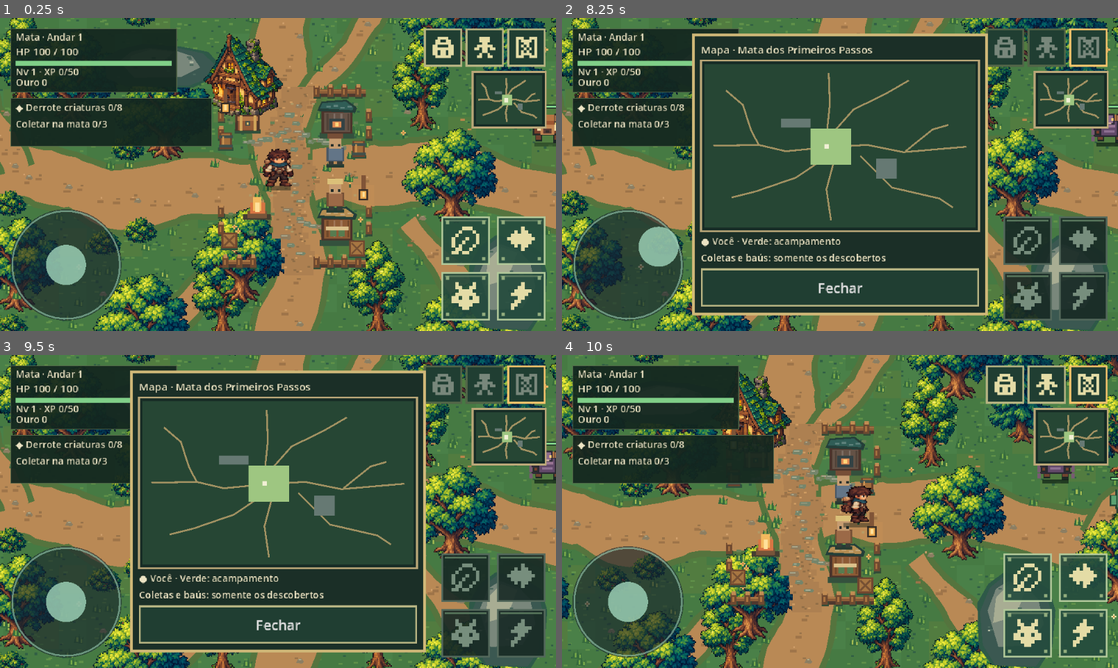
Above: before the commit, frames 1-4 (two rows, left to right).
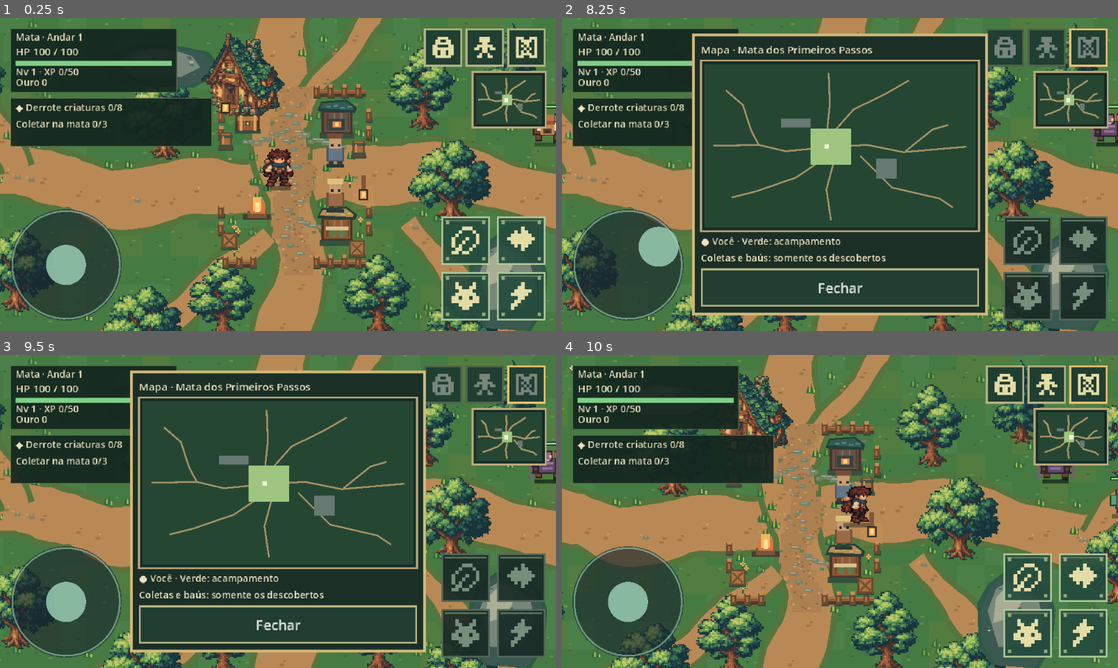
Above: after the commit, the same moments.

Repository: thiagohugo12-dotcom/arveon
Game: Godot game, scene res://scenes/main.tscn
Two runs of this game, one before a commit and one after it. Both use one fixed random seed, a clock stepped at 60 frames per second and the inputs below.
Inputs (mouse positions are in pixels of both pictures, inside the frame that each line leads up to):
- Up to frame 1 (0.25 s): no input
- Up to frame 2 (8.25 s): click (1006, 46) at 0.52 s; click "Materiais" at 1.25 s; click "Equip." at 2 s; click "Consumo" at 2.75 s; click "Fechar" at 3.5 s; click (1045, 46) at 4.27 s; click "Personagem" at 5 s; click "Habilidades" at 5.75 s; click "Fechar · C / Esc" at 6.5 s; click (1090, 46) at 7.27 s; tap Enter at 8 s; drag from (628, 265) to (895, 105) at 8.02 s
- Up to frame 3 (9.5 s): drag from (467, 577) to (250, 574) at 8.77 s
- Up to frame 4 (10 s): tap Space at 9.5 s; move the mouse to (1084, 577) at 9.52 s; hold D (move_right) from 9.53 s (still down); hold E (interact) from 9.53 s (still down); click (1084, 577) at 9.67 s

The runs differ from the first frame. In frame 1, 20% of the frame differs, in the area x 0-100%, y 0-100%; in frame 2, 9.3%; in frame 3, 9.3%; in frame 4, 21%.

Commit message:
Simplify forest palette and density with startup diagnostics

Diff:
--- a/scripts/presentation/floor_view.gd
+++ b/scripts/presentation/floor_view.gd
@@ -1,14 +1,12 @@
 class_name FloorView
 extends Node2D
 
-# A static pixel atlas and seeded brush stamps. All geometry is presentation only.
-const ATLAS := preload("res://assets/art/forest_atlas.png")
-const OAK := preload("res://assets/art/forest_oak_v034.png")
-const SPRUCE := preload("res://assets/art/forest_spruce_v034.png")
-const BERRY := preload("res://assets/art/forest_shrub_v034.png")
-const LINDEN := preload("res://assets/art/forest_linden_v034.png")
-const REFUGE := preload("res://assets/art/forest_refuge_v034.png")
-const FOREST_REGION := Rect2(-80, -80, 1360, 1060)
+# Small limited-palette sprites and seeded placement; collisions use the same tree feet.
+const OAK := preload("res://assets/art/forest_oak_v035.png")
+const SPRUCE := preload("res://assets/art/forest_spruce_v035.png")
+const BERRY := preload("res://assets/art/forest_shrub_v035.png")
+const LINDEN := preload("res://assets/art/forest_linden_v035.png")
+const REFUGE := preload("res://assets/art/forest_refuge_v035.png")
 const FOREST := Color("#294c37")
 const FOREST_LIGHT := Color("#244431")
 const TRAIL := Color("#b98955")
@@ -45,31 +43,15 @@
 	var n := x * 74509 + y * 53197 + 19033
 	return absi((n ^ (n >> 11)) * 31337) % 9973
 
-func _forest_weight(at: Vector2) -> float:
-	if not FOREST_REGION.has_point(at):
-		return 0.0
-	var margin: float = minf(minf(at.x - FOREST_REGION.position.x, FOREST_REGION.end.x - at.x),
-		minf(at.y - FOREST_REGION.position.y, FOREST_REGION.end.y - at.y))
-	return clampf(margin / 76.0, 0.0, 1.0)
-
 func _draw_ground() -> void:
 	for y in range(0, 900, 32):
 		for x in range(0, 1200, 32):
-			var blend := _forest_weight(Vector2(x + 16, y + 16))
-			if blend < 1.0:
-				var tile := _hash(x / 32, y / 32) % 4
-				draw_texture_rect_region(ATLAS, Rect2(x, y, 32, 32), Rect2(tile * 32, 0, 32, 32))
-			if blend > 0.0:
-				var patch := _hash(x / 32, y / 32) % 7
-				var tint := Color("#467a43") if patch < 4 else Color("#4a8048") if patch < 6 else Color("#527c40")
-				tint.a = blend
-				draw_rect(Rect2(x, y, 32, 32), tint)
-				for n in range(7):
-					var px := x + _hash(x + n * 23, y) % 30
-					var py := y + _hash(x, y + n * 19) % 30
-					var tone := Color("#609149") if n % 3 else Color("#315f45")
-					tone.a = blend
-					draw_rect(Rect2(px, py, 3 + n % 3, 2), tone)
+			var patch := _hash(x / 32, y / 32) % 7
+			draw_rect(Rect2(x, y, 32, 32), Color("#467a43") if patch < 4 else Color("#4b8048") if patch < 6 else Color("#527c40"))
+			for n in range(2):
+				var px := x + _hash(x + n * 23, y) % 30
+				var py := y + _hash(x, y + n * 19) % 30
+				draw_rect(Rect2(px, py, 3 + n, 2), Color("#609149") if n else Color("#3b6b42"))
 
 func _draw_paths() -> void:
 	# One continuous outline per trail prevents spikes at changes in direction.
@@ -104,11 +86,11 @@
 		var trail: Array = TRAILS[i]
 		for j in range(trail.size() - 1):
 			var length: float = trail[j].distance_to(trail[j + 1])
-			for n in range(0, int(length), 17):
+			for n in range(0, int(length), 32):
 				var at: Vector2 = trail[j].lerp(trail[j + 1], float(n) / length).floor()
 				at += Vector2(rng.randi_range(-12, 12), rng.randi_range(-9, 9))
 				draw_rect(Rect2(at, Vector2(2 + n % 3, 2)), TRAIL_HIGHLIGHT if n % 3 == 0 else Color("#97734a"))
-				if n % 4 == 0:
+				if n % 5 == 0:
 					_draw_pebble(at + Vector2(6, 4), n)
 				else:
 					draw_rect(Rect2(at + Vector2(-4, 4), Vector2(5 + n % 4, 3)), Color("#9e7449"))
@@ -141,90 +123,56 @@
 func _draw_decoration() -> void:
 	var rng := RandomNumberGenerator.new()
 	rng.seed = 12051
-	# A separate low-cost understorey pass breaks up the empty grass between trees.
-	for i in range(1250):
-		var at := FOREST_REGION.position + Vector2(rng.randf_range(0, FOREST_REGION.size.x), rng.randf_range(0, FOREST_REGION.size.y))
-		if _forest_weight(at) > 0.3 and _free_for_decoration(at):
-			if i % 9 == 0:
+	for i in range(260):
+		var at := Vector2(rng.randi_range(20, 1175), rng.randi_range(20, 875))
+		if _free_for_decoration(at):
+			if i % 11 == 0:
 				_draw_flower(at, i)
-			elif i % 17 == 0:
+			elif i % 19 == 0:
 				_draw_pebble(at, i)
-			elif i % 13 == 0:
+			elif i % 23 == 0:
 				_draw_shrub(at)
 			else:
 				_draw_grass(at, i)
-	rng.seed = 12051
-	var trees: Array[Vector2] = []
-	for i in range(290):
-		var at := Vector2(rng.randi_range(30, 1160), rng.randi_range(30, 865))
-		if not _free_for_decoration(at):
-			continue
-		if i % 3 != 2:
-			var free := true
-			for tree in trees:
-				if at.distance_squared_to(tree) < 46.0 * 46.0:
-					free = false
-					break
-			if free:
-				trees.append(at)
-				# Decoration slots skip every third index, so rotate variants independently.
-				_draw_tree(at, (i / 3) % 3)
-		elif i % 2 == 0:
-			_draw_shrub(at)
-		else:
-			_draw_ground_details(at, i)
-	for i in range(100):
+	for at in tree_positions():
+		_draw_tree(at)
+	rng.seed = 43912
+	for i in range(42):
 		var at := Vector2(rng.randi_range(22, 1175), rng.randi_range(25, 875))
 		if _free_for_decoration(at):
 			_draw_ground_details(at, i)
 
-func _draw_tree(at: Vector2, variant: int) -> void:
-	# Species alternate independently of skipped decoration slots.
-	var blend := _forest_weight(at)
-	if blend > float(_hash(roundi(at.x), roundi(at.y)) % 100) / 100.0:
-		var species := _hash(roundi(at.y), roundi(at.x)) % 5
-		var sprite: Texture2D = SPRUCE if species == 0 else LINDEN if species == 1 or species == 4 else OAK
-		var size := sprite.get_size()
-		draw_texture(sprite, at - Vector2(size.x * 0.5, size.y - 8))
+func tree_positions() -> Array[Vector2]:
+	var rng := RandomNumberGenerator.new()
+	rng.seed = 12051
+	var trees: Array[Vector2] = []
+	for i in range(155):
+		var at := Vector2(rng.randi_range(30, 1160), rng.randi_range(30, 865))
+		if i % 3 == 2 or not _free_for_decoration(at):
+			continue
+		var free := true
+		for tree in trees:
+			if at.distance_squared_to(tree) < 96.0 * 96.0:
+				free = false
+				break
+		if free:
+			trees.append(at)
+	return trees
+
+func _draw_tree(at: Vector2) -> void:
+	var species := _hash(roundi(at.y), roundi(at.x)) % 5
+	var sprite: Texture2D = SPRUCE if species == 0 else LINDEN if species == 1 or species == 4 else OAK
+	var size := Vector2(68, 96) if species == 0 else Vector2(78, 96) if species == 1 or species == 4 else Vector2(96, 96)
+	draw_texture_rect(sprite, Rect2(at - Vector2(size.x * 0.5, size.y - 8), size), false)
+
+func _draw_shrub(at: Vector2) -> void:
+	draw_texture_rect(BERRY, Rect2(at + Vector2(-16, -22), Vector2(32, 26)), false)
+
+func _draw_ground_details(at: Vector2, seed: int) -> void:
+	if seed % 3 == 0:
+		_draw_flower(at, seed)
 	else:
-		draw_texture_rect_region(ATLAS, Rect2(at + Vector2(-32, -52), Vector2(64, 64)), Rect2(variant * 64, 64, 64, 64))
-
-func _draw_shrub(at: Vector2) -> void:
-	if _forest_weight(at) > float(_hash(roundi(at.x), roundi(at.y)) % 100) / 100.0:
-		draw_texture(BERRY, at - Vector2(20, 27))
-		return
-	draw_rect(Rect2(at + Vector2(-10, 3), Vector2(22, 5)), Color("#18392e"))
-	for patch in [Rect2(-10, -1, 9, 6), Rect2(-5, -6, 10, 9), Rect2(3, -3, 9, 9)]:
-		draw_rect(Rect2(at + patch.position, patch.size), Color("#417348"))
-	draw_rect(Rect2(at + Vector2(-4, -5), Vector2(5, 2)), Color("#80a45c"))
-	draw_rect(Rect2(at + Vector2(4, -2), Vector2(3, 2)), Color("#7ca45c"))
-
-func _draw_ground_details(at: Vector2, seed: int) -> void:
-	if FOREST_REGION.has_point(at):
-		match seed % 5:
-			0, 1:
-				_draw_grass(at, seed)
-			2:
-				_draw_flower(at, seed)
-			3:
-				_draw_pebble(at, seed)
-			4:
-				draw_rect(Rect2(at + Vector2(-2, 0), Vector2(5, 2)), Color("#b9864b"))
-		return
-	match seed % 4:
-		0:
-			draw_rect(Rect2(at, Vector2(3, 4)), Color("#72945b"))
-			draw_rect(Rect2(at + Vector2(-3, 1), Vector2(3, 2)), Color("#486b43"))
-		1:
-			draw_rect(Rect2(at, Vector2(6, 3)), Color("#a27652"))
-			draw_rect(Rect2(at + Vector2(2, -1), Vector2(3, 1)), Color("#c39a63"))
-		2:
-			draw_rect(Rect2(at, Vector2(4, 3)), Color("#879381"))
-			draw_rect(Rect2(at + Vector2(1, -1), Vector2(2, 1)), Color("#bac0a2"))
-		3:
-			draw_rect(Rect2(at, Vector2(2, 2)), Color("#efdc92"))
-			draw_rect(Rect2(at + Vector2(-3, 0), Vector2(2, 2)), Color("#caa367"))
-			draw_rect(Rect2(at + Vector2(-1, 2), Vector2(2, 2)), Color("#687f51"))
+		_draw_grass(at, seed)
 
 func _draw_flower(at: Vector2, seed: int) -> void:
 	draw_rect(Rect2(at + Vector2(0, 0), Vector2(2, 5)), Color("#285e3e"))
@@ -293,7 +241,7 @@
 		_draw_fence(Vector2(473, y))
 		_draw_fence(Vector2(643, y))
 	# The cabin sits west of the northern trail; its doorstep marks the chest service.
-	draw_texture(REFUGE, Vector2(452, 288))
+	draw_texture_rect(REFUGE, Rect2(452, 288, 96, 96), false)
 	_draw_chest(SafeCamp.STATIONS["Baú"])
 	_draw_camp_stall(SafeCamp.STATIONS["Ferreiro"], 1)
 	_draw_camp_stall(SafeCamp.STATIONS["Vendedor"], 2)
--- a/tests/mobile_capture.gd
+++ b/tests/mobile_capture.gd
@@ -20,7 +20,7 @@
 	if result != OK:
 		push_error("Screenshot failed: " + name)
 		quit(1)
-	if name.begins_with("forest_pass_") or name == "960x540_world":
+	if name.begins_with("forest_pass_") or name.ends_with("_world"):
 		# Small review copy in CI logs when artifact downloads are unavailable.
 		if name == "forest_pass_960x540":
 			frame.resize(640, 360, Image.INTERPOLATE_NEAREST)
--- /dev/null
+++ b/tests/perf_probe.gd
@@ -0,0 +1,25 @@
+extends SceneTree
+
+func _initialize() -> void:
+	call_deferred("_run")
+
+func _count(node: Node, counts: Dictionary) -> void:
+	counts.nodes += 1
+	if node is CollisionShape2D:
+		counts.colliders += 1
+	for child in node.get_children():
+		_count(child, counts)
+
+func _run() -> void:
+	OS.set_environment("GRANDE_ARVORE_SAVE_PATH", "user://perf_probe.json")
+	var start := Time.get_ticks_usec()
+	var main := (load("res://scenes/main.tscn") as PackedScene).instantiate()
+	root.add_child(main)
+	for i in range(5):
+		await process_frame
+	var counts := {"nodes": 0, "colliders": 0}
+	_count(main, counts)
+	print("PERF_PROBE: startup_ms=%.2f nodes=%d colliders=%d static_kib=%.1f" % [float(Time.get_ticks_usec() - start) / 1000.0, counts.nodes, counts.colliders, Performance.get_monitor(Performance.MEMORY_STATIC) / 1024.0])
+	main.queue_free()
+	await process_frame
+	quit(0)
Binary file added: assets/art/forest_linden_v035.png
Binary file added: assets/art/forest_oak_v035.png
Binary file added: assets/art/forest_refuge_v035.png
Binary file added: assets/art/forest_shrub_v035.png
Binary file added: assets/art/forest_spruce_v035.png
Not shown, changed: .github/workflows/web.yml
